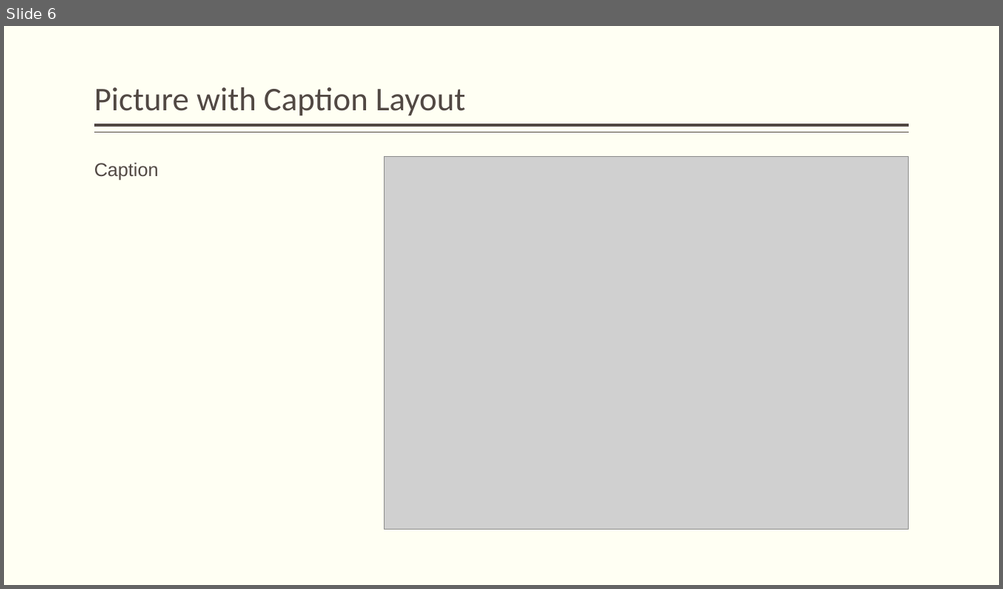
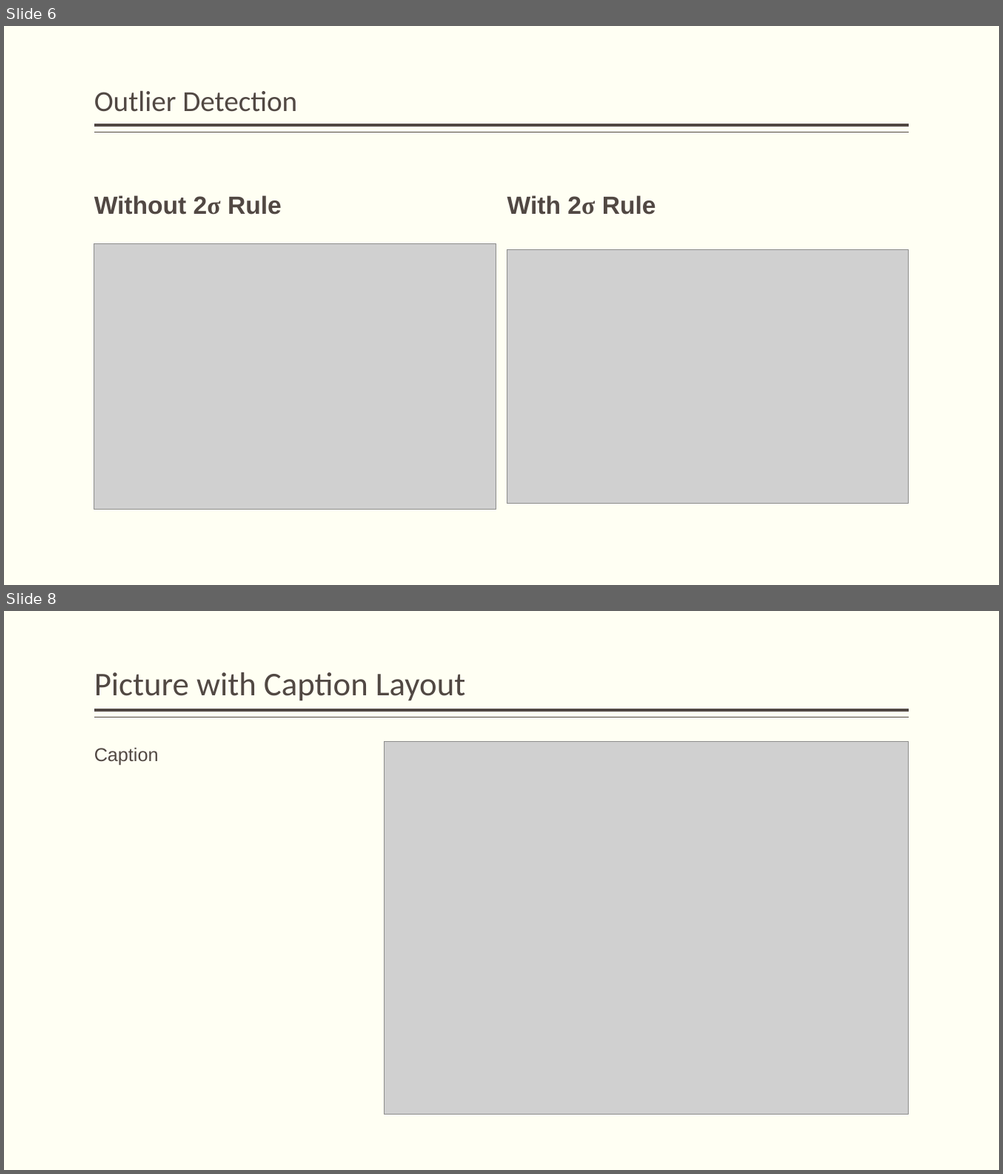
Before and after one commit to JamesEarle/GPP, a slide deck: GPP_Defense.pptx. Shown one above the other, each under a label of ours: slide 6 before the commit, slides 6 and 8 after it; the slides between them are not shown. The pictures are 1003x589 and 1003x1174 pixels, drawn with LibreOffice and Linux fonts; fonts in the diff are those of the drawing; grey boxes stand for pictures. Boxes give left, top, right and bottom in pixels: in the first picture for what was removed or moved away, otherwise in the second. Text is boxed around its words. In the diff, an @@ line names an element or a change of style, - is before the commit and + after.

Commit message:
intro, GP and ensemble learning with outlier graphs

```diff
--- a/GPP_Defense.pptx
+++ b/GPP_Defense.pptx
@@ slide 6 added at box(4, 26, 999, 585), background #FFFFF3; not listed: 2 template elements that a slide beside it also shows @@
@@ title added at box(94, 90, 297, 112), 28 pt, text #514843 @@
+Outlier Detection
@@ text added at box(94, 195, 282, 215), 24 pt, text #514843, bold @@
+Without 2σ Rule
@@ text added at box(507, 195, 656, 215), 24 pt, text #514843, bold @@
+With 2σ Rule
@@ picture added at box(94, 244, 495, 509) @@
@@ picture added at box(507, 249, 908, 503) @@
@@ what was slide 6 is now slide 8 @@
```
Also in this commit, not shown: 1 slide changed, 5 other slides added, 4 slides removed, 1 other file.
